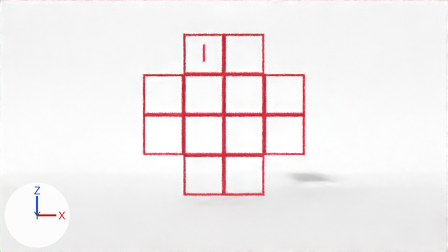
The Blender file content/assets/graphics/jarednielsen-solution-110-knights-tour.blend, before and after one commit.
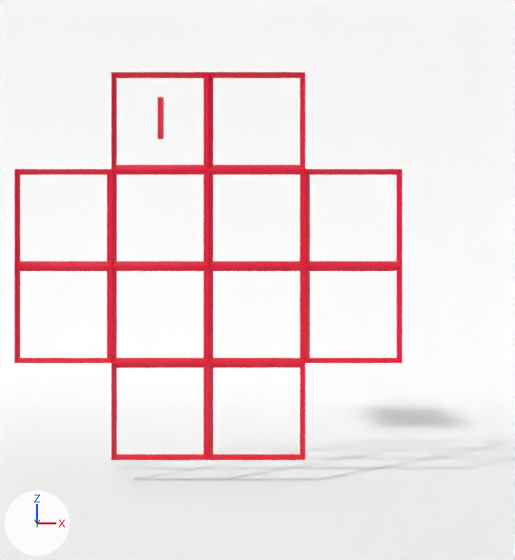
There are two pictures of each version: one from the file's camera 'Camera', one close up on the part from 31% to 79% of the width and 1% to 94% of the height. Every picture has the same lights, and +X, +Y and +Z are marked at lower left. Text is drawn in Blender's own font.

Before the edit, the objects in view are built like this:
```python
me_plane = bpy.data.meshes.new('Plane')
me_plane.from_pydata(...)  # 1004 vertices, 501 faces; spans x -1.0..1.0, y -1.0..1.0, z 0.0..0.79
me_plane.materials.append(mat_material_005)  # white #ffffff
me_plane_004 = bpy.data.meshes.new('Plane.004')
me_plane_004.from_pydata(...)  # 21 vertices, 12 faces; spans x -1.0..1.0, y -1.0..1.0, z 0.0
me_plane_004.materials.append(mat_material)  # red #e70030
ob_plane = bpy.data.objects.new('Plane', me_plane)
ob_plane.location = (6.0, 0.0, -1.74)
ob_plane.scale = (16.0, 16.0, 16.0)
ob_plane_003 = bpy.data.objects.new('Plane.003', me_plane_004)
ob_plane_003.location = (6.0, 0.0, 1.21)
ob_plane_003.rotation_euler = (1.571, 0.0, 0.0)  # degrees (90, 0, 0)
ob_plane_003.scale = (2.63, 2.63, 2.63)
_m = ob_plane_003.modifiers.new('Wireframe', 'WIREFRAME')
_m.thickness = 0.05
```
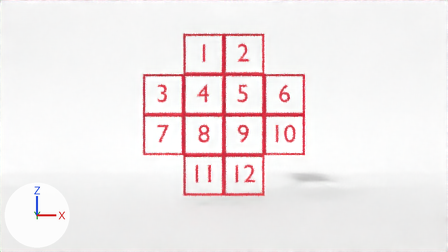
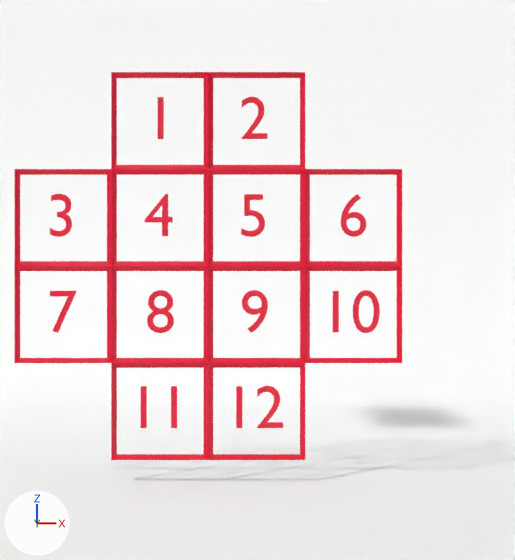
Where the change shows, as pixel boxes (x1, y1, x2, y2) in the close-ups (515 x 560 px):
'Text.009', added (red)
    after: (333, 290, 380, 333)
'Text.011', added (red)
    after: (236, 386, 283, 428)
'Text.007', added (red)
    after: (147, 290, 174, 333)
'Text.010', added (red)
    after: (141, 386, 177, 428)
'Text.005', added (red)
    after: (341, 194, 366, 237)
'Text.008', added (red)
    after: (242, 290, 268, 333)
'Text.004', added (red)
    after: (241, 194, 265, 237)
'Text.003', added (red)
    after: (145, 194, 173, 236)
'Text.001', added (red)
    after: (241, 97, 267, 139)
'Text.002', added (red)
    after: (50, 194, 72, 237)
'Text.006', added
    after: (50, 291, 76, 333)

The edits, one by one:
Text 'Text.012' (txt_text_012) is new.
Its body is '12\n'.
It uses material mat_material (red #e70030).
Text 'Text.011' (txt_text_011) is new.
Its body is '11'.
It uses material mat_material (red #e70030).
Text 'Text.010' (txt_text_010) is new.
Its body is '10'.
It uses material mat_material (red #e70030).
Text 'Text.009' (txt_text_009) is new.
Its body is '9'.
It uses material mat_material (red #e70030).
Text 'Text.008' (txt_text_008) is new.
Its body is '8'.
It uses material mat_material (red #e70030).
Text 'Text.007' (txt_text_007) is new.
Its body is '7'.
It uses material mat_material (red #e70030).
Text 'Text.006' (txt_text_006) is new.
Its body is '6'.
It uses material mat_material (red #e70030).
Text 'Text.005' (txt_text_005) is new.
Its body is '5\n'.
It uses material mat_material (red #e70030).
Text 'Text.004' (txt_text_004) is new.
Its body is '4'.
It uses material mat_material (red #e70030).
Text 'Text.002' (txt_text_002) is new.
Its body is '3'.
It uses material mat_material (red #e70030).
Text 'Text.001' (txt_text_001) is new.
Its body is '2'.
It uses material mat_material (red #e70030).
Object 'Text.011' (ob_text_011) is new; it shows txt_text_012.
Its location is (6.21, 0.0, -1.0).
Its rotation in degrees is (90, 0, 0).
Its scale is (0.834, 0.834, 0.834).
Object 'Text.010' (ob_text_010) is new; it shows txt_text_011.
Its location is (4.91, 0.0, -1.0).
Its rotation in degrees is (90, 0, 0).
Its scale is (0.834, 0.834, 0.834).
Object 'Text.009' (ob_text_009) is new; it shows txt_text_010.
Its location is (7.53, 0.0, 0.31).
Its rotation in degrees is (90, 0, 0).
Its scale is (0.834, 0.834, 0.834).
Object 'Text.008' (ob_text_008) is new; it shows txt_text_009.
Its location is (6.43, 0.0, 0.31).
Its rotation in degrees is (90, 0, 0).
Its scale is (0.834, 0.834, 0.834).
Object 'Text.007' (ob_text_007) is new; it shows txt_text_008.
Its location is (5.14, 0.0, 0.31).
Its rotation in degrees is (90, 0, 0).
Its scale is (0.834, 0.834, 0.834).
Object 'Text.006' (ob_text_006) is new; it shows txt_text_007.
Its location is (3.79, 0.0, 0.31).
Its rotation in degrees is (90, 0, 0).
Its scale is (0.834, 0.834, 0.834).
Object 'Text.005' (ob_text_005) is new; it shows txt_text_006.
Its location is (7.77, 0.0, 1.62).
Its rotation in degrees is (90, 0, 0).
Its scale is (0.834, 0.834, 0.834).
Object 'Text.004' (ob_text_004) is new; it shows txt_text_005.
Its location is (6.41, 0.0, 1.62).
Its rotation in degrees is (90, 0, 0).
Its scale is (0.834, 0.834, 0.834).
Object 'Text.003' (ob_text_003) is new; it shows txt_text_004.
Its location is (5.12, 0.0, 1.62).
Its rotation in degrees is (90, 0, 0).
Its scale is (0.834, 0.834, 0.834).
Object 'Text.002' (ob_text_002) is new; it shows txt_text_002.
Its location is (3.78, 0.0, 1.62).
Its rotation in degrees is (90, 0, 0).
Its scale is (0.834, 0.834, 0.834).
Object 'Text.001' (ob_text_001) is new; it shows txt_text_001.
Its location is (6.42, 0.0, 2.95).
Its rotation in degrees is (90, 0, 0).
Its scale is (0.834, 0.834, 0.834).
